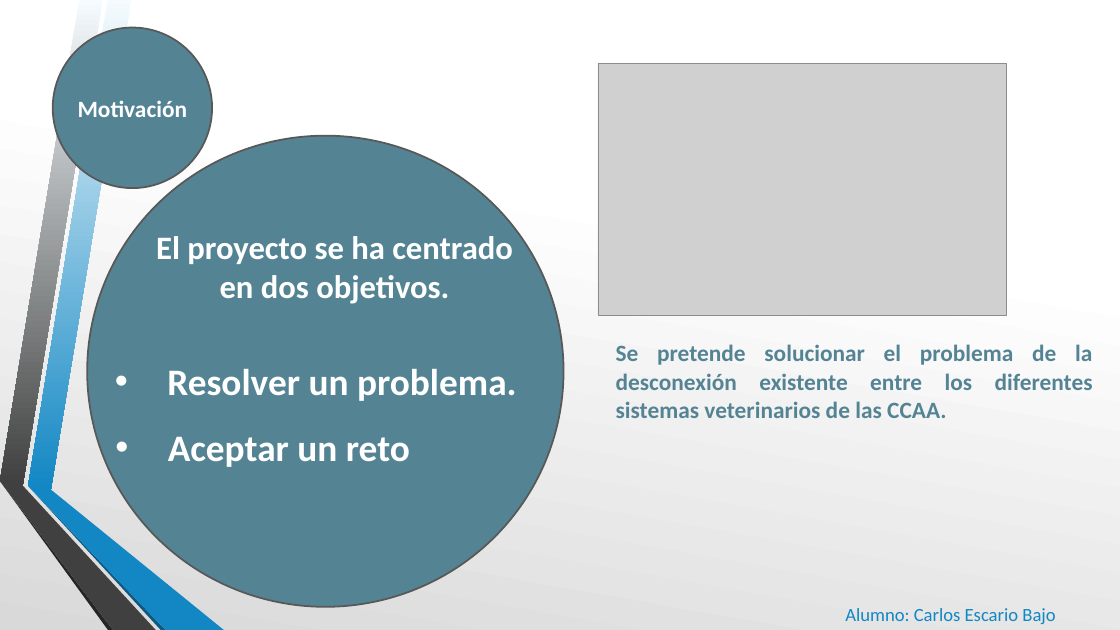
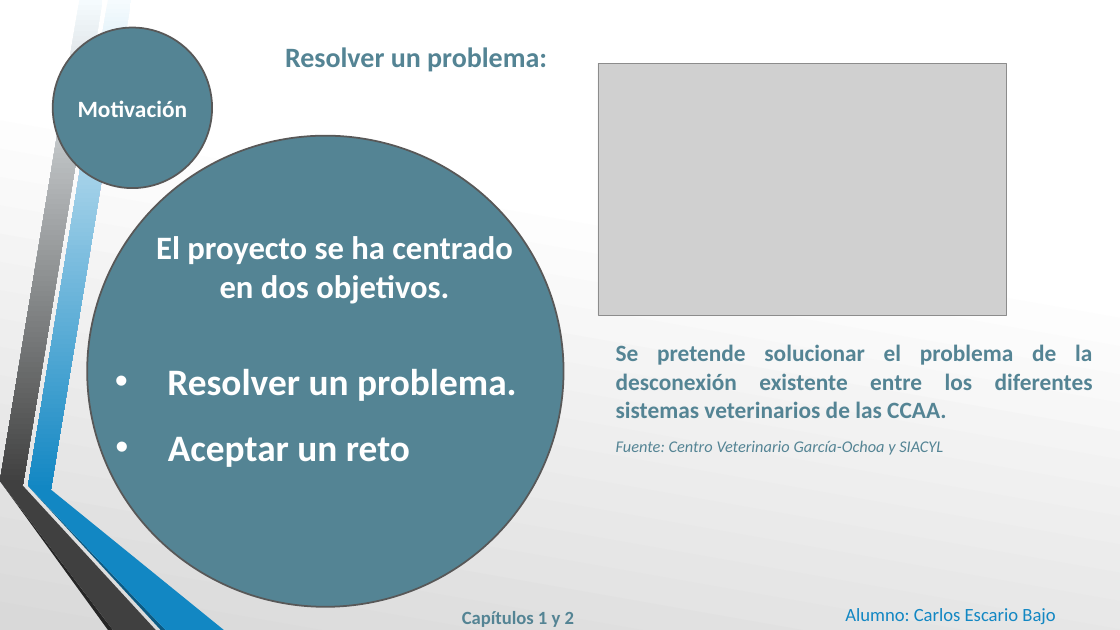
Before and after one commit to cescari/docs, a slide deck: slide 4 of Defensa TFG.pptx. Drawn at 1120x630 pixels with LibreOffice and Linux fonts; fonts in the diff are those of the drawing; grey boxes stand for pictures; background and template pictures are left out. Boxes give left, top, right and bottom in pixels: in the first picture for what was removed or moved away, otherwise in the second. Text is boxed around its words. In the diff, an @@ line names an element or a change of style, - is before the commit and + after.

```diff
--- a/Defensa TFG.pptx
+++ b/Defensa TFG.pptx
@@ text added at (x1=285, y1=47, x2=547, y2=72), 24 pt, text #548494, bold @@
+Resolver un problema:
@@ text added at (x1=616, y1=441, x2=943, y2=455), 14 pt, text #548494, italic @@
+Fuente: Centro Veterinario García-Ochoa y SIACYL
@@ text added at (x1=462, y1=611, x2=574, y2=627), 16 pt, text #548494, bold @@
+Capítulos 1 y 2
```
Also in this commit, not shown: 5 other slides changed, 1 slide added, 1 other file.
